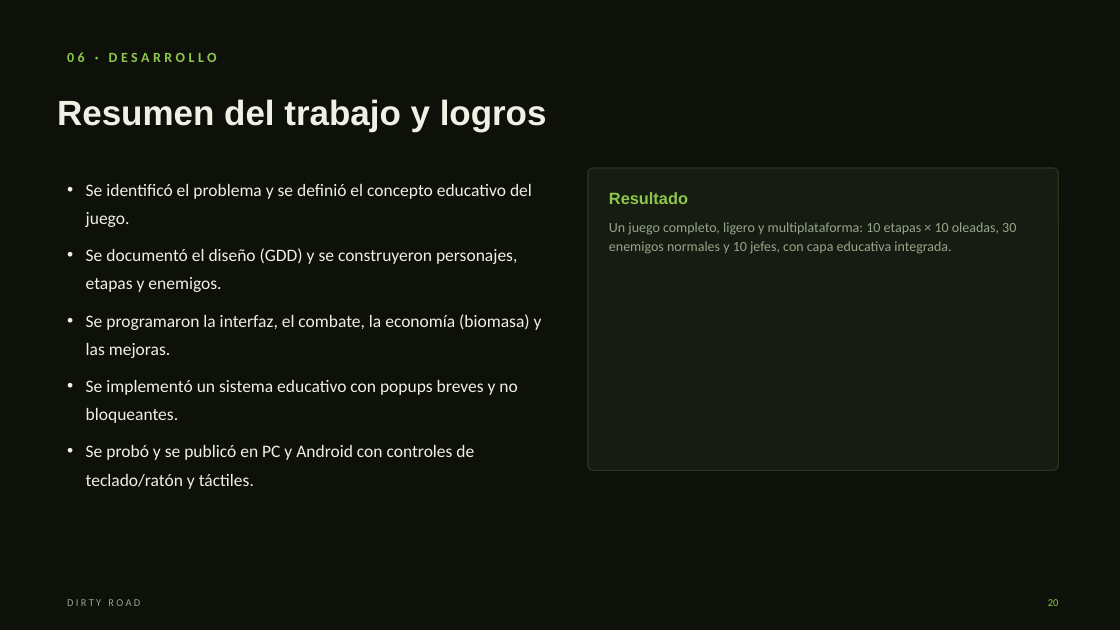
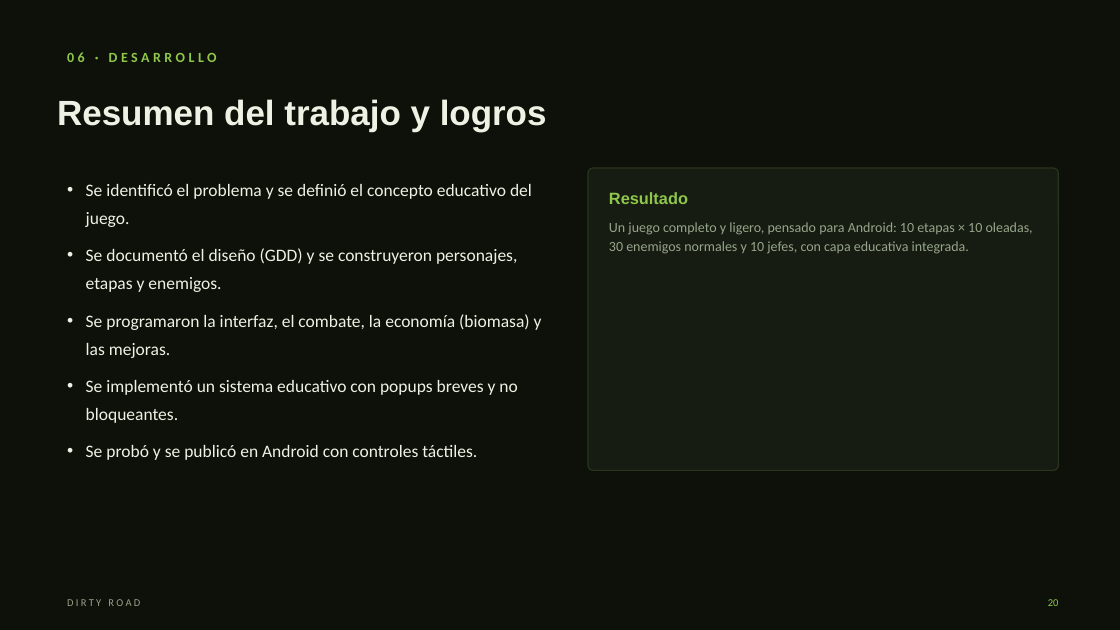
Before and after one commit to l1teSG/dirty-road-godot, a slide deck: slide 20 of docs/drive/presentacion/presentacion.pptx. Drawn at 1120x630 pixels with LibreOffice and Linux fonts; fonts in the diff are those of the drawing. Boxes give left, top, right and bottom in pixels: in the first picture for what was removed or moved away, otherwise in the second. Text is boxed around its words. In the diff, an @@ line names an element or a change of style, - is before the commit and + after.

Commit message:
add: refresh the manual and presentation (android only, with screenshots)

```diff
--- a/docs/drive/presentacion/presentacion.pptx
+++ b/docs/drive/presentacion/presentacion.pptx
@@ text at box(609, 222, 1033, 254): text changed @@
-Un juego completo, ligero y multiplataforma: 10 etapas × 10 oleadas, 30 enemigos normales y 10 jefes, con capa educativa integrada.
+Un juego completo y ligero, pensado para Android: 10 etapas × 10 oleadas, 30 enemigos normales y 10 jefes, con capa educativa integrada.
@@ text at box(86, 445, 477, 460): text changed @@
-• Se probó y se publicó en PC y Android con controles de teclado/ratón y táctiles.
+• Se probó y se publicó en Android con controles táctiles.
```
Also in this commit, not shown: 4 other slides changed, 6 other files.
